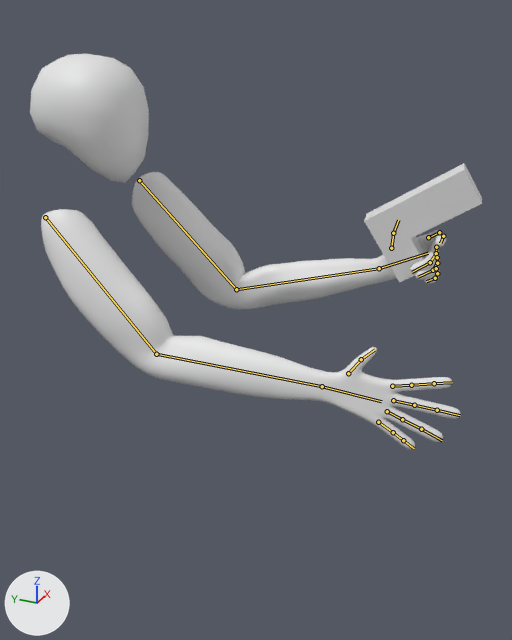
An edit to the Blender file Assets/Models/CartoonyGun.blend, drawn before and after from the same camera.
One viewpoint serves both versions: a 50 mm lens placed at (-1.665, -1.252, 0.287), pointed at (-0.048, -0.524, -0.522). The lights are fixed; the arrows at lower left show +X, +Y and +Z. Both versions are drawn at frame 5 of the action 'GetL'; the numbers are the values there. The bones that bend it are drawn over the model as lines.
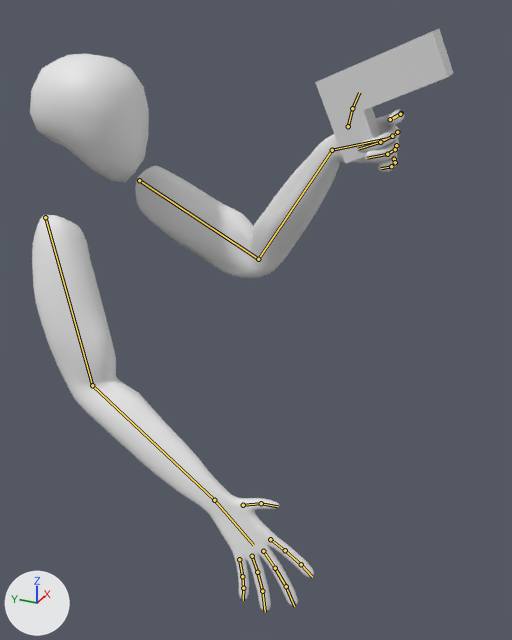
The edits, one by one:
Bone 'Bone' (bone_bone) turns from (89, 45, 88) to (80, 23, 90) degrees about its own x, y and z.
Bone 'Bone.001' (bone_bone_001) turns from (7, -15, -44) to (3, -18, -40) degrees about its own x, y and z.
Bone 'Bone.002' (bone_bone_002) turns from (10, 2, 6) to (10, -1, 11) degrees about its own x, y and z.
Bone 'Bone.004' (bone_bone_004) turns from (0, 0, 0) to (1, 0, 6) degrees about its own x, y and z.
Bone 'Bone.009' (bone_bone_009) turns from (0, 0, 0) to (2, -1, 6) degrees about its own x, y and z.
Bone 'Bone.010' (bone_bone_010) turns from (0, 0, 0) to (1, -1, 6) degrees about its own x, y and z.
Bone 'Bone.012' (bone_bone_012) turns from (0, 0, 0) to (1, -1, 8) degrees about its own x, y and z.
Bone 'Bone.013' (bone_bone_013) turns from (0, 0, 0) to (1, -1, 6) degrees about its own x, y and z.
Bone 'Bone.014' (bone_bone_014) turns from (0, 0, 0) to (1, -1, 6) degrees about its own x, y and z.
Bone 'Bone.015' (bone_bone_015) turns from (0, 0, 0) to (1, -2, 8) degrees about its own x, y and z.
Bone 'Bone.016' (bone_bone_016) turns from (0, 0, 0) to (1, -1, 6) degrees about its own x, y and z.
Bone 'Bone.017' (bone_bone_017) turns from (0, 0, 0) to (1, -1, 6) degrees about its own x, y and z.
Bone 'Bone.018' (bone_bone_018) turns from (0, 0, 0) to (1, -2, 8) degrees about its own x, y and z.
Bone 'Bone.019' (bone_bone_019) turns from (0, 0, 0) to (1, -1, 6) degrees about its own x, y and z.
Bone 'Bone' (bone_bone_) turns from (91, 48, 86) to (90, 65, 85) degrees about its own x, y and z.
Bone 'Bone.001' (bone_bone_001_) turns from (-12, -8, -53) to (11, -11, -81) degrees about its own x, y and z.
Bone 'Bone.002' (bone_bone_002_) turns from (0, 3, -10) to (-2, 13, 41) degrees about its own x, y and z.
Bone 'Bone.015' (bone_bone_015_) turns from (89, 0, 0) to (82, -1, 0) degrees about its own x, y and z.
Bone 'Bone.017' (bone_bone_017_) turns from (33, 0, 0) to (39, 0, 0) degrees about its own x, y and z.
Bone 'Bone.018' (bone_bone_018_) turns from (85, 4, -1) to (74, 4, -1) degrees about its own x, y and z.

What differs and where, as boxes [x1, y1, x2, y2] in the pictures (512 x 640 px):
'Cube.005', posed (33% narrower, 65% taller): before [41, 209, 461, 449]; after [32, 215, 314, 611]
'Cube.009', posed: before [132, 172, 446, 310]; after [135, 109, 404, 278]
'Pistol', posed (17% wider, 12% taller): before [364, 163, 482, 282]; after [315, 29, 453, 163]
bone 'Bone', root to tip: before (45, 217) to (156, 354); after (45, 217) to (92, 385)
bone 'Bone.001', root to tip: before (156, 354) to (322, 386); after (92, 385) to (214, 500)
bone 'Bone.002', root to tip: before (322, 386) to (381, 401); after (214, 500) to (253, 545)
bone 'Bone.004', root to tip: before (348, 373) to (361, 359); after (243, 505) to (261, 503)
bone 'Bone.009', root to tip: before (392, 386) to (411, 385); after (270, 539) to (285, 550)
bone 'Bone.010', root to tip: before (411, 385) to (434, 383); after (285, 550) to (301, 564)
bone 'Bone.012', root to tip: before (393, 400) to (414, 405); after (263, 551) to (275, 568)
bone 'Bone.013', root to tip: before (414, 405) to (437, 410); after (275, 568) to (286, 586)
bone 'Bone.014', root to tip: before (437, 410) to (460, 415); after (286, 586) to (294, 606)
bone 'Bone.015', root to tip: before (387, 411) to (402, 419); after (252, 556) to (257, 572)
bone 'Bone.016', root to tip: before (402, 419) to (421, 429); after (257, 572) to (262, 591)
bone 'Bone.017', root to tip: before (421, 429) to (442, 440); after (262, 591) to (265, 612)
bone 'Bone.018', root to tip: before (378, 422) to (393, 432); after (239, 559) to (242, 576)
bone 'Bone.019', root to tip: before (393, 432) to (403, 440); after (242, 576) to (243, 588)
bone 'Bone', root to tip: before (139, 180) to (236, 289); after (139, 180) to (258, 259)
bone 'Bone.001', root to tip: before (236, 289) to (379, 268); after (258, 259) to (332, 150)
bone 'Bone.002', root to tip: before (379, 268) to (428, 253); after (332, 150) to (387, 138)
bone 'Bone.015', root to tip: before (437, 257) to (437, 263); after (396, 145) to (395, 149)
bone 'Bone.017', root to tip: before (433, 270) to (418, 277); after (387, 154) to (367, 158)
bone 'Bone.018', root to tip: before (436, 268) to (437, 273); after (394, 159) to (395, 162)
